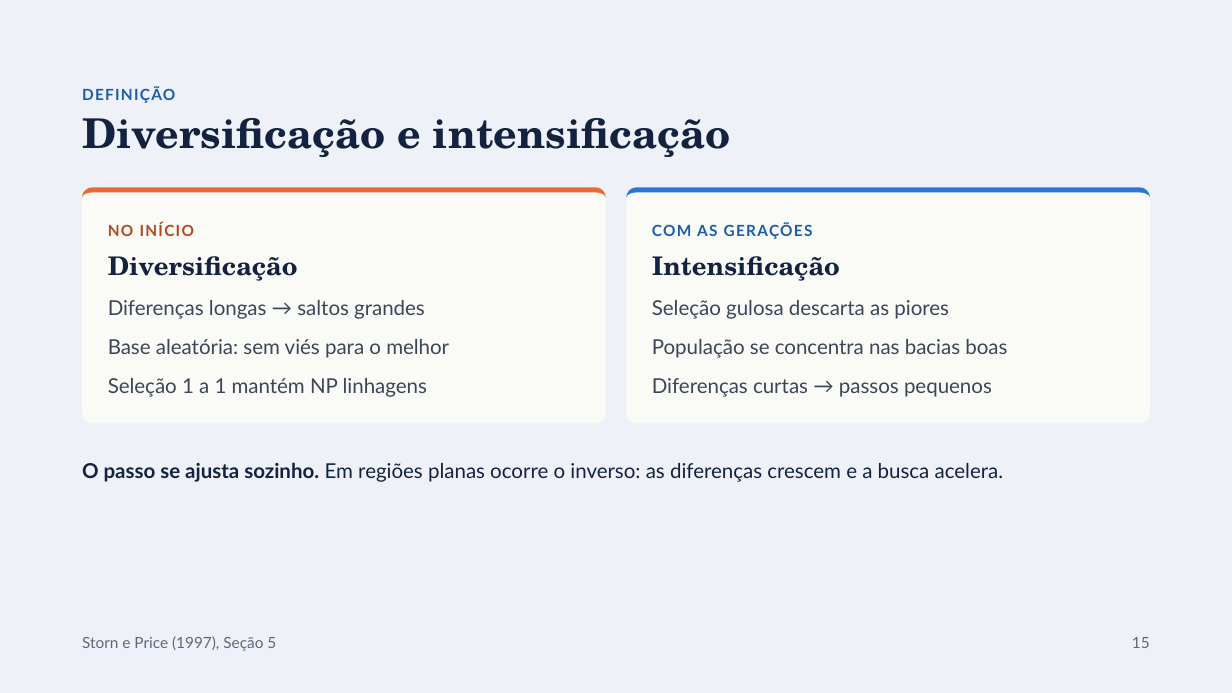
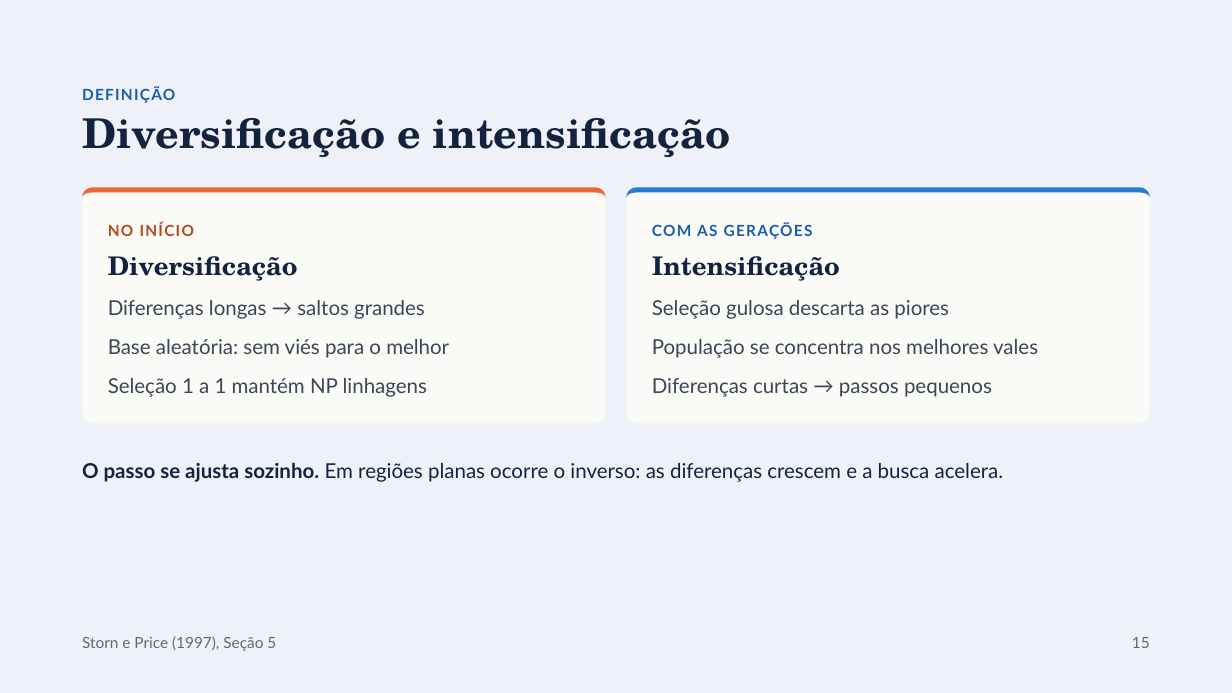
Before and after one commit to falconeee/opt-meta-heuristicas, a slide deck: slide 14 of Seminario/slides/Uma_introducao_a_Evolucao_Diferencial.pptx (slide 15 before the commit). Drawn at 1232x693 pixels with LibreOffice and Linux fonts; fonts in the diff are those of the drawing. Boxes give left, top, right and bottom in pixels: in the first picture for what was removed or moved away, otherwise in the second. Text is boxed around its words. In the diff, an @@ line names an element or a change of style, - is before the commit and + after.

```diff
--- a/Seminario/slides/Uma_introducao_a_Evolucao_Diferencial.pptx
+++ b/Seminario/slides/Uma_introducao_a_Evolucao_Diferencial.pptx
@@ text at (652,339,1038,358): text changed @@
-População se concentra nas bacias boas
+População se concentra nos melhores vales
```
Also in this commit, not shown: 13 other slides changed, 1 slide added, 4 slides removed, 19 other files.
